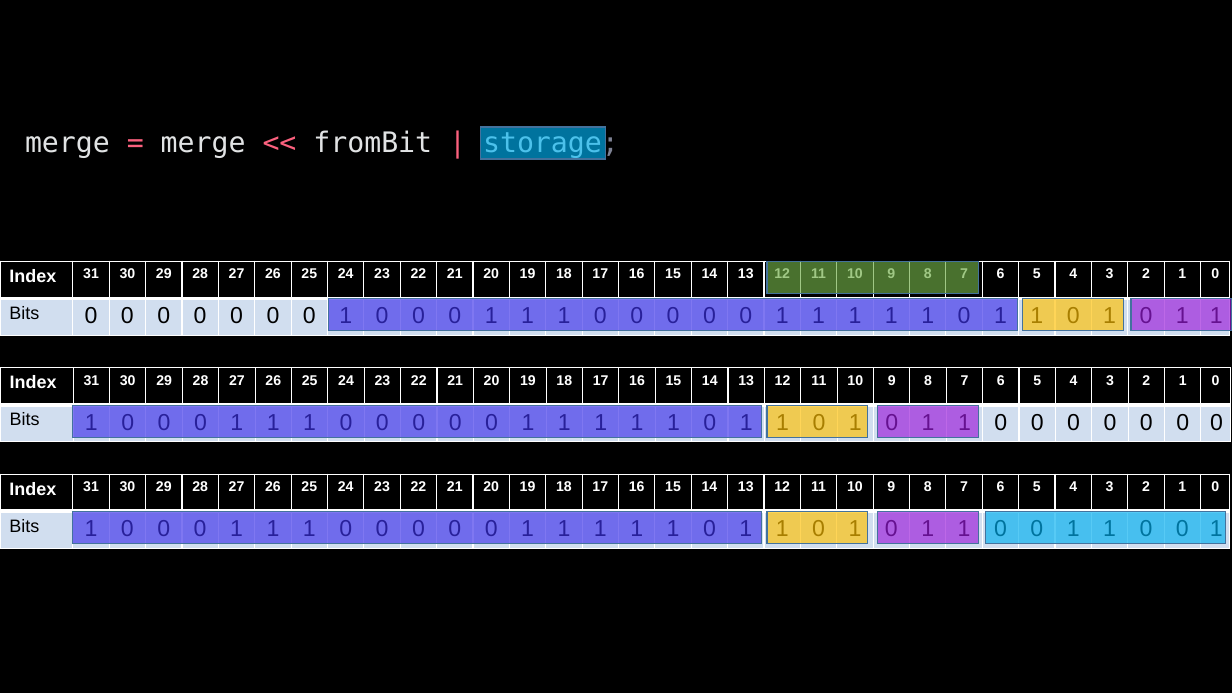
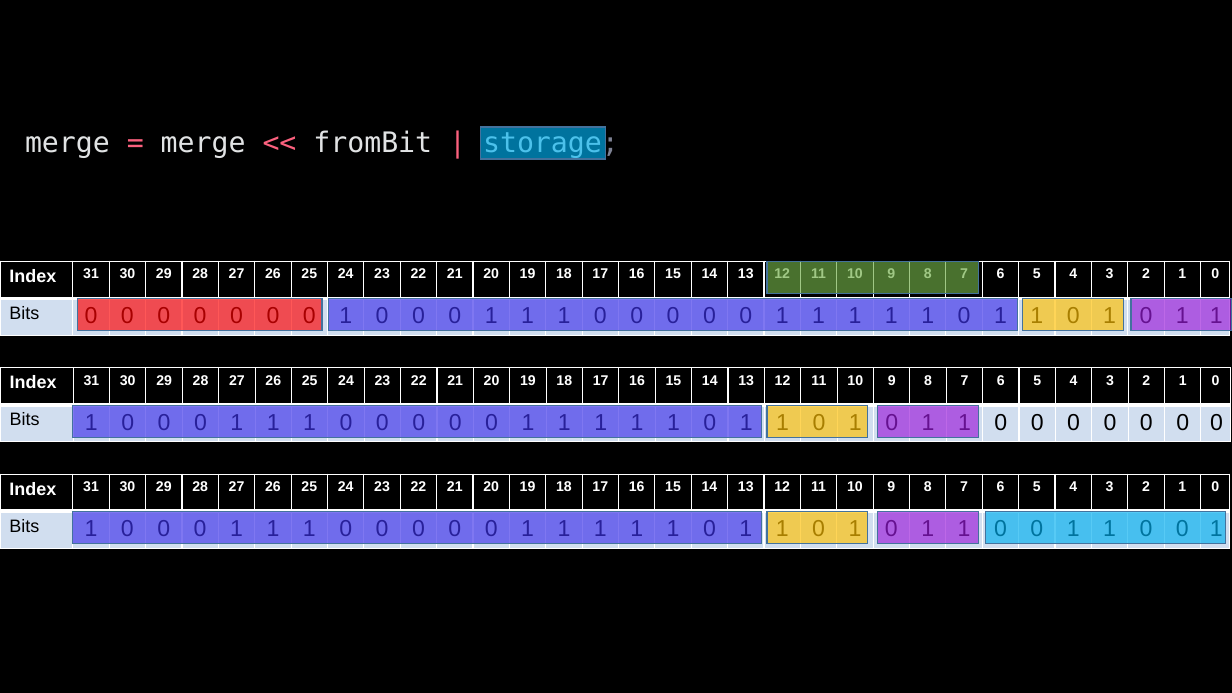
Before and after one commit to MATOO-Dev/P2-Exercise-3, a slide deck: slide 10 of Task2-Step-By-Step.pptx. Drawn at 1232x693 pixels with LibreOffice and Linux fonts; fonts in the diff are those of the drawing. Boxes give left, top, right and bottom in pixels: in the first picture for what was removed or moved away, otherwise in the second. Text is boxed around its words. In the diff, an @@ line names an element or a change of style, - is before the commit and + after.

Commit message:
Even more presentation color coding fixed

```diff
--- a/Task2-Step-By-Step.pptx
+++ b/Task2-Step-By-Step.pptx
@@ rectangle added at <box>78,299,323,331</box>, fill #FF0000 at 66% opacity, outline #43739E 1 pt @@
```
Also in this commit, not shown: 1 other file.
